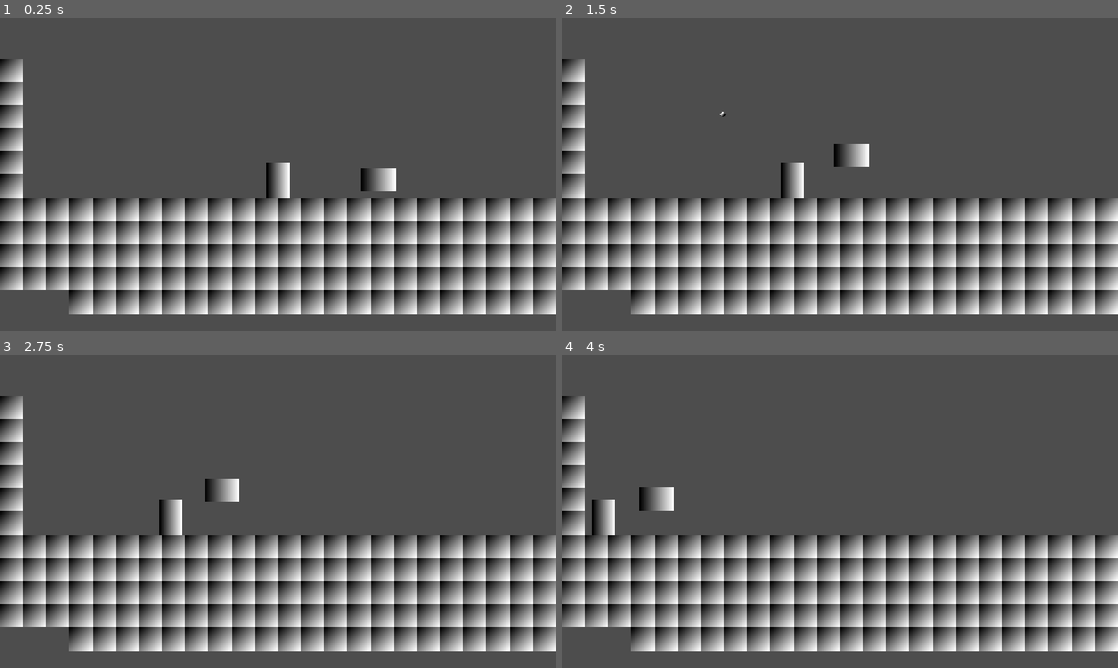
Above: before the commit, frames 1-4 (two rows, left to right).
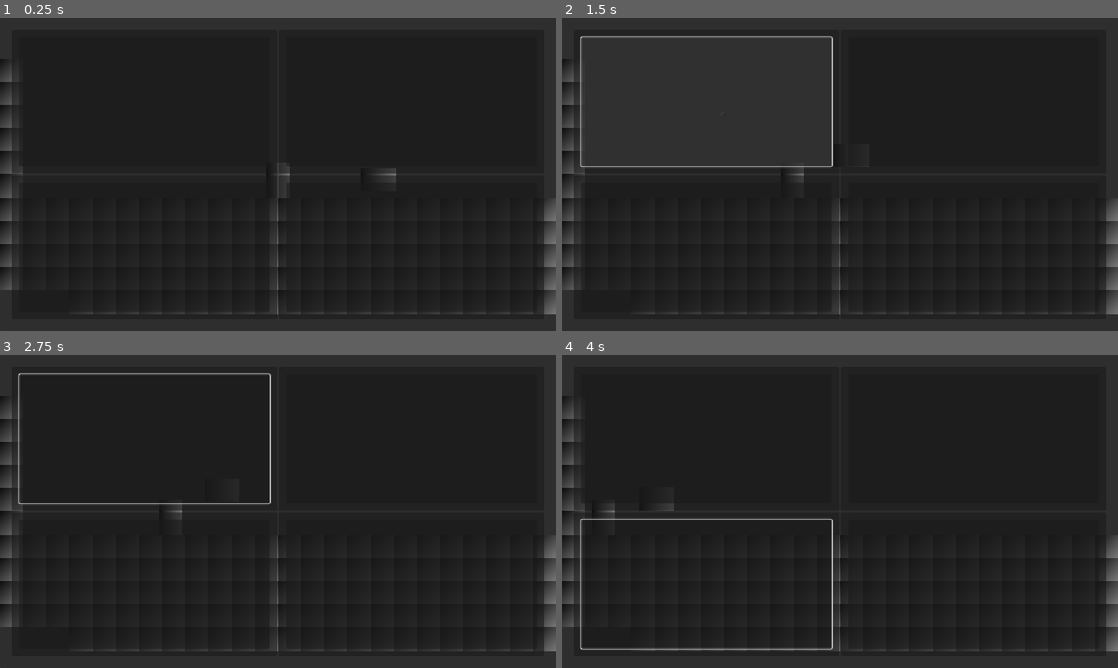
Above: after the commit, the same moments.

Repository: appellatebaton0/siege-1
Game: Godot game, scene res://scenes/main.tscn
Same seed, same stepped clock (60 frames per second), same inputs: the game is played once before the commit and once after it.
Inputs (mouse positions are in pixels of both pictures, inside the frame that each line leads up to):
- Up to frame 1 (0.25 s): no input
- Up to frame 2 (1.5 s): click (706, 102) at 0.52 s; tap Enter at 1.25 s; drag from (789, 180) to (895, 105) at 1.27 s
- Up to frame 3 (2.75 s): drag from (283, 492) to (172, 517) at 2.02 s
- Up to frame 4 (4 s): move the mouse to (895, 442) at 2.77 s; hold A (Left) 2.78-3.5 s; drag from (812, 574) to (734, 517) at 3.52 s

The runs differ from the first frame. In frame 1, 96% of the frame differs, in the area x 0-100%, y 0-100%; in frame 2, 95%; in frame 3, 95%; in frame 4, 96%.

Commit message:
v0.3 - Thursday Seminar
- Added EM_AutoColumn
- Added EM_DirLoad
- Added EM_Animator
- Reworked elements a bit more
- Updated README

Diff:
--- a/project.godot
+++ b/project.godot
@@ -32,6 +32,7 @@
 Main=""
 Mouse=""
 Player=""
+Animator=""
 
 [input]
 
--- a/scenes/elements/em_label.tscn
+++ /dev/null
@@ -1,6 +0,0 @@
-[gd_scene load_steps=2 format=3 uid="uid://dnu1mqkh1ivf5"]
-
-[ext_resource type="Script" uid="uid://bxjg885lu0c7y" path="res://scripts/elements/em_label.gd" id="1_f27dx"]
-
-[node name="EM_Label" type="Label"]
-script = ExtResource("1_f27dx")
--- a/scenes/elements/em_texturerect.tscn
+++ /dev/null
@@ -1,18 +0,0 @@
-[gd_scene load_steps=4 format=3 uid="uid://71itai6j6ox1"]
-
-[ext_resource type="Script" uid="uid://udn3rvcqtocv" path="res://scripts/elements/em_texturerect.gd" id="1_657xx"]
-
-[sub_resource type="Gradient" id="Gradient_choun"]
-
-[sub_resource type="GradientTexture2D" id="GradientTexture2D_ya4ey"]
-gradient = SubResource("Gradient_choun")
-
-[node name="EM_TextureRect" type="TextureRect" node_paths=PackedStringArray("source")]
-texture_filter = 1
-size_flags_vertical = 3
-texture = SubResource("GradientTexture2D_ya4ey")
-expand_mode = 1
-stretch_mode = 5
-script = ExtResource("1_657xx")
-source = NodePath("")
-value = "holding.static_texture"
--- /dev/null
+++ b/scenes/elements/level_button.tscn
@@ -0,0 +1,40 @@
+[gd_scene load_steps=3 format=3 uid="uid://rryycqh10slx"]
+
+[ext_resource type="Script" uid="uid://b3tnj82s4tfu" path="res://scripts/components/elements/em_animator.gd" id="1_smrge"]
+[ext_resource type="Script" uid="uid://dxshna2yqd87i" path="res://scripts/dynamic_values/node/dn_singlegroup.gd" id="2_de5ym"]
+
+[node name="Panel" type="Panel"]
+anchors_preset = 15
+anchor_right = 1.0
+anchor_bottom = 1.0
+grow_horizontal = 2
+grow_vertical = 2
+size_flags_horizontal = 3
+size_flags_vertical = 3
+
+[node name="MarginContainer" type="MarginContainer" parent="."]
+layout_mode = 1
+anchors_preset = 15
+anchor_right = 1.0
+anchor_bottom = 1.0
+grow_horizontal = 2
+grow_vertical = 2
+theme_override_constants/margin_left = 15
+theme_override_constants/margin_top = 15
+theme_override_constants/margin_right = 15
+theme_override_constants/margin_bottom = 15
+
+[node name="Button" type="Button" parent="MarginContainer"]
+layout_mode = 2
+
+[node name="AnimatorElement" type="Node" parent="MarginContainer/Button"]
+script = ExtResource("1_smrge")
+animation_name = "picked_level"
+metadata/_custom_type_script = "uid://b3tnj82s4tfu"
+
+[node name="DynamicSingleGroupValue" type="Node" parent="MarginContainer/Button/AnimatorElement"]
+script = ExtResource("2_de5ym")
+group_name = "Animator"
+metadata/_custom_type_script = "uid://dxshna2yqd87i"
+
+[connection signal="pressed" from="MarginContainer/Button" to="MarginContainer/Button/AnimatorElement" method="animate"]
--- a/scenes/main.tscn
+++ b/scenes/main.tscn
@@ -1,8 +1,13 @@
-[gd_scene load_steps=7 format=4 uid="uid://chm3si0nicqxd"]
+[gd_scene load_steps=14 format=4 uid="uid://chm3si0nicqxd"]
 
 [ext_resource type="PackedScene" uid="uid://du1n8cl1rn58r" path="res://scenes/actors/player.tscn" id="1_85g3d"]
 [ext_resource type="Texture2D" uid="uid://bri530rv5enww" path="res://assets/resources/tileset.tres" id="3_jyhfs"]
 [ext_resource type="PackedScene" uid="uid://msschc5mwqdx" path="res://scenes/actors/e_microwave.tscn" id="4_jyhfs"]
+[ext_resource type="Script" uid="uid://vflwvin64hae" path="res://scripts/dynamic_values/node/dn_node.gd" id="6_85g3d"]
+[ext_resource type="Script" uid="uid://b3tnj82s4tfu" path="res://scripts/components/elements/em_animator.gd" id="6_o6xl0"]
+[ext_resource type="Script" uid="uid://kcbr0rkf2ua7" path="res://scripts/components/elements/em_autocolumn.gd" id="6_tefeu"]
+[ext_resource type="PackedScene" uid="uid://rryycqh10slx" path="res://scenes/elements/level_button.tscn" id="6_tipki"]
+[ext_resource type="Script" uid="uid://bgf1fdkr0aotd" path="res://scripts/components/elements/em_directoryload.gd" id="7_o6xl0"]
 [ext_resource type="PackedScene" uid="uid://2d08ont6cvi5" path="res://scenes/actors/mouse.tscn" id="8_eb6dy"]
 
 [sub_resource type="TileSetAtlasSource" id="TileSetAtlasSource_tefeu"]
@@ -14,6 +19,14 @@
 physics_layer_0/collision_layer = 1
 physics_layer_0/collision_mask = 15
 sources/0 = SubResource("TileSetAtlasSource_tefeu")
+
+[sub_resource type="Animation" id="Animation_ya4ey"]
+length = 0.001
+
+[sub_resource type="AnimationLibrary" id="AnimationLibrary_tipki"]
+_data = {
+&"RESET": SubResource("Animation_ya4ey")
+}
 
 [node name="Main" type="Node2D" groups=["Main"]]
 rotation = 0.00023596727
@@ -31,3 +44,92 @@
 
 [node name="E_Microwave" parent="." instance=ExtResource("4_jyhfs")]
 position = Vector2(76, -0.017933512)
+
+[node name="CanvasLayer" type="CanvasLayer" parent="."]
+
+[node name="Control" type="Control" parent="CanvasLayer"]
+layout_mode = 3
+anchors_preset = 15
+anchor_right = 1.0
+anchor_bottom = 1.0
+grow_horizontal = 2
+grow_vertical = 2
+
+[node name="StartScreen" type="Panel" parent="CanvasLayer/Control"]
+visible = false
+layout_mode = 1
+anchors_preset = 15
+anchor_right = 1.0
+anchor_bottom = 1.0
+offset_right = -0.00024414063
+grow_horizontal = 2
+grow_vertical = 2
+
+[node name="MarginContainer" type="MarginContainer" parent="CanvasLayer/Control/StartScreen"]
+layout_mode = 1
+anchors_preset = 15
+anchor_right = 1.0
+anchor_bottom = 1.0
+grow_horizontal = 2
+grow_vertical = 2
+theme_override_constants/margin_left = 100
+theme_override_constants/margin_top = 100
+theme_override_constants/margin_right = 100
+theme_override_constants/margin_bottom = 100
+
+[node name="VBoxContainer" type="VBoxContainer" parent="CanvasLayer/Control/StartScreen/MarginContainer"]
+layout_mode = 2
+size_flags_horizontal = 3
+theme_override_constants/separation = 20
+alignment = 1
+
+[node name="Button" type="Button" parent="CanvasLayer/Control/StartScreen/MarginContainer/VBoxContainer"]
+layout_mode = 2
+size_flags_vertical = 3
+
+[node name="Animator" type="Node" parent="CanvasLayer/Control/StartScreen/MarginContainer/VBoxContainer/Button"]
+script = ExtResource("6_o6xl0")
+animation_name = "test"
+
+[node name="DynamicSingleNodeValue" type="Node" parent="CanvasLayer/Control/StartScreen/MarginContainer/VBoxContainer/Button/Animator" node_paths=PackedStringArray("node")]
+script = ExtResource("6_85g3d")
+node = NodePath("../../../../../../AnimationPlayer")
+metadata/_custom_type_script = "uid://vflwvin64hae"
+
+[node name="LevelSelect" type="Panel" parent="CanvasLayer/Control"]
+layout_mode = 1
+anchors_preset = 15
+anchor_right = 1.0
+anchor_bottom = 1.0
+grow_horizontal = 2
+grow_vertical = 2
+
+[node name="MarginContainer" type="MarginContainer" parent="CanvasLayer/Control/LevelSelect"]
+layout_mode = 1
+anchors_preset = 15
+anchor_right = 1.0
+anchor_bottom = 1.0
+grow_horizontal = 2
+grow_vertical = 2
+theme_override_constants/margin_left = 25
+theme_override_constants/margin_top = 25
+theme_override_constants/margin_right = 25
+theme_override_constants/margin_bottom = 25
+
+[node name="GridContainer" type="GridContainer" parent="CanvasLayer/Control/LevelSelect/MarginContainer"]
+layout_mode = 2
+
+[node name="AutoColumn" type="Node" parent="CanvasLayer/Control/LevelSelect/MarginContainer/GridContainer"]
+script = ExtResource("6_tefeu")
+
+[node name="DirLoad" type="Node" parent="CanvasLayer/Control/LevelSelect/MarginContainer/GridContainer"]
+script = ExtResource("7_o6xl0")
+loading_scene = ExtResource("6_tipki")
+directory_path = "res://scenes/actors"
+
+[node name="AnimationPlayer" type="AnimationPlayer" parent="CanvasLayer/Control" groups=["Animator"]]
+libraries = {
+&"": SubResource("AnimationLibrary_tipki")
+}
+
+[connection signal="pressed" from="CanvasLayer/Control/StartScreen/MarginContainer/VBoxContainer/Button" to="CanvasLayer/Control/StartScreen/MarginContainer/VBoxContainer/Button/Animator" method="animate"]
--- /dev/null
+++ b/scripts/components/elements/em_animator.gd
@@ -0,0 +1,23 @@
+class_name AnimatorElement extends Element
+## Provides an in for signals to play animations.
+
+func _init():
+	component_id = "Animator"
+
+## The animator to play the animation of.
+@export var animator:DynamicNodeValue
+## The name of the animation to play.
+@export var animation_name:String
+## The speed scale to play the animation with.
+@export_range(-4.0, 4.0, 0.001) var speed_scale := 1.0
+
+func _ready() -> void:
+	if animator == null:
+		for child in get_children():
+			if child is DynamicNodeValue:
+				animator = child
+
+func animate():
+	var node := animator.value()
+	if node is AnimationPlayer:
+		node.play(animation_name, -1, speed_scale, speed_scale < 0)
--- /dev/null
+++ b/scripts/components/elements/em_autocolumn.gd
@@ -0,0 +1,22 @@
+class_name AutoColumnElement extends Element
+## Automatically sets the number of columns for a grid component to be about equal to its rows.
+
+func _init():
+	component_id = "AutoColumn"
+
+@onready var grid_container:GridContainer = get_grid_container()
+func get_grid_container() -> GridContainer:
+	if get_parent() is GridContainer:
+		return get_parent()
+	return null
+
+func update() -> void:
+	if grid_container != null:
+		grid_container.columns = round(sqrt(grid_container.get_child_count()))
+
+var last_child_count:int = 0
+func _process(_delta: float) -> void:
+	var this_child_count := grid_container.get_child_count()
+	if this_child_count != last_child_count:
+		update()
+	last_child_count = this_child_count
--- a/scripts/elements/em_button.gd
+++ b/scripts/components/elements/em_button.gd
@@ -1,3 +1,4 @@
 extends Element
 class_name EM_Button
 var me:BaseButton = get_me()
+## func
--- /dev/null
+++ b/scripts/components/elements/em_directoryload.gd
@@ -0,0 +1,60 @@
+class_name DirectoryLoadElement extends Element
+## Loads a packedscene to its parent for every
+## scene in a directory. Good for level select buttons.
+
+func _init():
+	component_id = "DirectoryLoad"
+
+## Whether to just load the scenes *from* the directory
+@export var load_from_directory:bool = false
+## Scene to load for each scene in a directory. Only loads if load_from_directory is false.
+@export var loading_scene:PackedScene
+## The path to the directory to use.
+@export_dir var directory_path:String
+
+@onready var parent = get_parent()
+var to_be_parented:Array[Node]
+
+func _ready() -> void:
+	if load_from_directory: ## Load the contents
+		## Access the directory and iterate through its files
+		var dir:DirAccess = DirAccess.open(directory_path)
+		if dir:
+			dir.list_dir_begin()
+			var file_name = dir.get_next()
+			while file_name != "": # While there are files left
+				# As long as it isn't a directory
+				if !dir.current_is_dir():
+
+					## Load the file onto the parent
+					var new = load(directory_path + "/" + file_name)
+
+					to_be_parented.append(new)
+
+				file_name = dir.get_next() # Move on
+		else: # IF something messed up.
+			print("An error occurred when trying to access the path.")
+	else: ## Load the given scene.
+		var dir:DirAccess = DirAccess.open(directory_path)
+		if dir:
+			dir.list_dir_begin()
+			var file_name = dir.get_next()
+			while file_name != "": # While there are files left
+				# As long as it isn't a directory
+				if !dir.current_is_dir():
+
+					## Load the file onto the parent
+					var new = loading_scene.instantiate()
+
+					to_be_parented.append(new)
+
+				file_name = dir.get_next() # Move on
+		else: # IF something messed up.
+			print("An error occurred when trying to access the path.")
+
+func _process(_delta: float) -> void:
+	for node in to_be_parented:
+		if node.get_parent() == null:
+			parent.add_child(node)
+		else:
+			to_be_parented.erase(node)
Renamed: scripts/elements/bem_invslot.gd -> scripts/components/elements/bem_invslot.gd
Renamed: scripts/elements/bem_invslot.gd.uid -> scripts/components/elements/bem_invslot.gd.uid
Renamed: scripts/elements/element.gd -> scripts/components/elements/element.gd
Renamed: scripts/elements/element.gd.uid -> scripts/components/elements/element.gd.uid
Not shown, added: scripts/components/elements/em_animator.gd.uid
Not shown, added: scripts/components/elements/em_autocolumn.gd.uid
Renamed: scripts/elements/em_button.gd.uid -> scripts/components/elements/em_button.gd.uid
Not shown, added: scripts/components/elements/em_directoryload.gd.uid
Renamed: scripts/elements/em_label.gd -> scripts/components/elements/em_label.gd
Renamed: scripts/elements/em_label.gd.uid -> scripts/components/elements/em_label.gd.uid
Renamed: scripts/elements/em_sfx.gd -> scripts/components/elements/em_sfx.gd
Renamed: scripts/elements/em_sfx.gd.uid -> scripts/components/elements/em_sfx.gd.uid
(and 2 more such lines)
